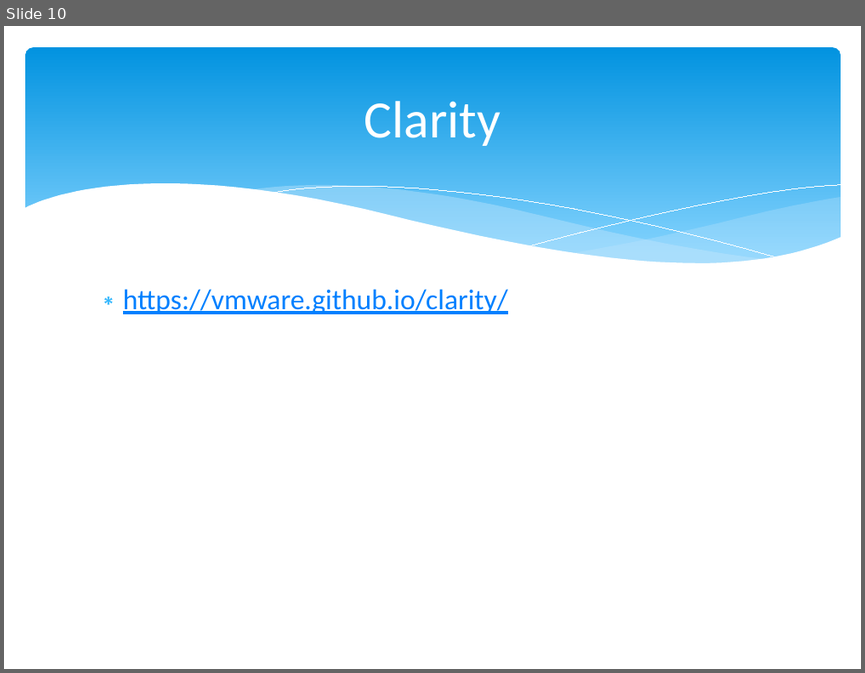
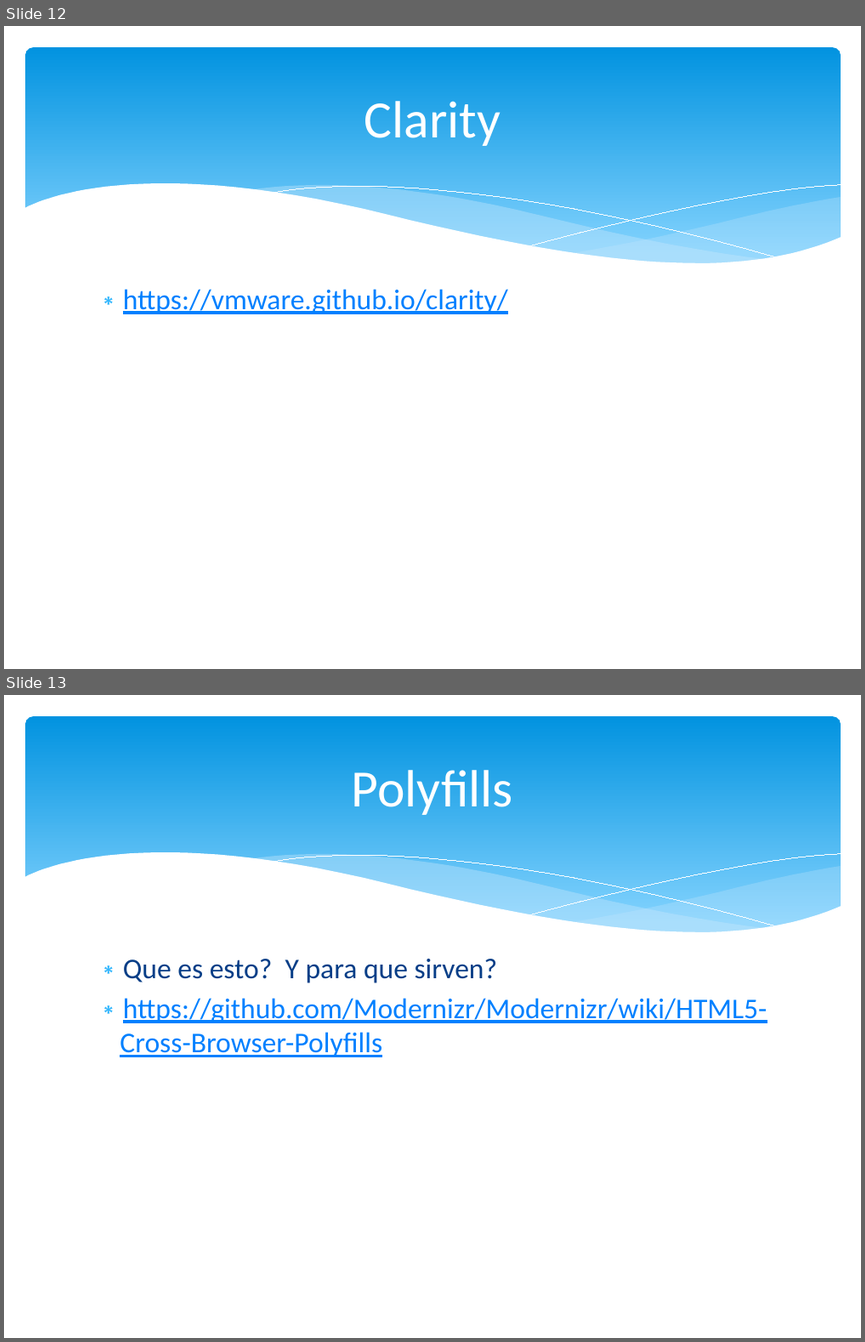
Before and after one commit to codigo-code/fullstack, a slide deck: FullStak Dia 2.pptx. Shown one above the other, each under a label of ours: slide 10 before the commit, slides 12 and 13 after it. The pictures are 865x673 and 865x1342 pixels, drawn with LibreOffice and Linux fonts; fonts in the diff are those of the drawing. Boxes give left, top, right and bottom in pixels: in the first picture for what was removed or moved away, otherwise in the second. Text is boxed around its words. In the diff, an @@ line names an element or a change of style, - is before the commit and + after.

```diff
--- a/FullStak Dia 2.pptx
+++ b/FullStak Dia 2.pptx
@@ slide 13 added at (x1=4, y1=695, x2=861, y2=1338), background #FFFFFF; not listed: 6 template elements that a slide beside it also shows @@
@@ title added at (x1=352, y1=770, x2=513, y2=815), 44 pt, text #FFFFFF @@
+Polyfills
@@ text added at (x1=120, y1=959, x2=767, y2=1057), 24 pt, text #0080FF, underline @@
+∗ Que es esto? Y para que sirven?
+∗ https://github.com/Modernizr/Modernizr/wiki/HTML5-Cross-Browser-Polyfills
@@ what was slide 10 is now slide 12 @@
```
Also in this commit, not shown: 4 other slides added.
